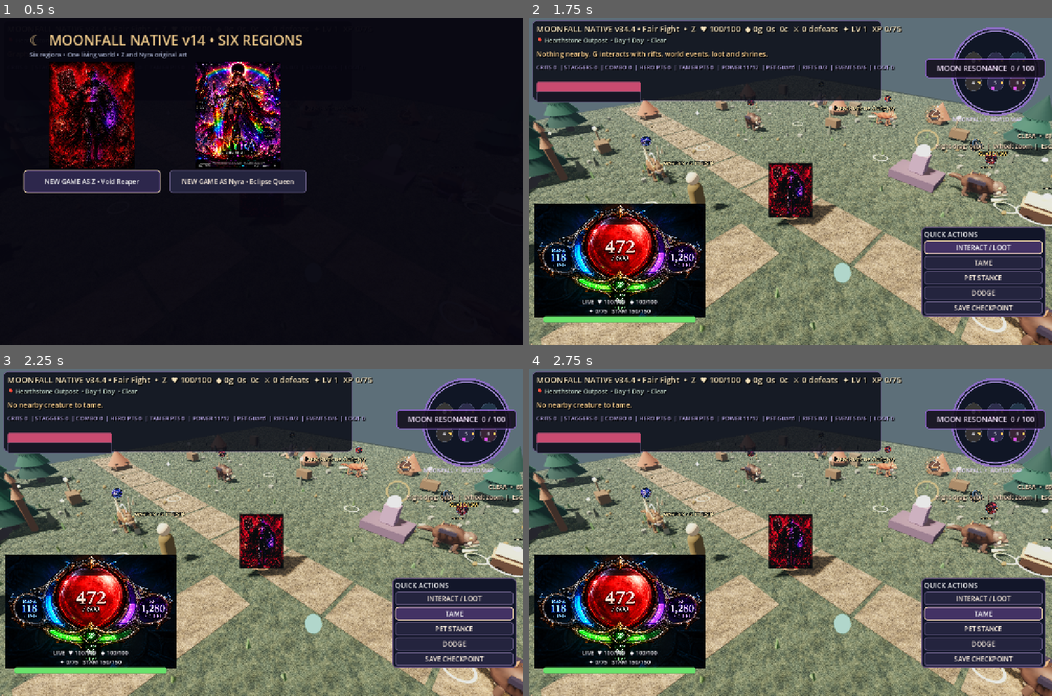
Above: before the commit, frames 1-4 (two rows, left to right).
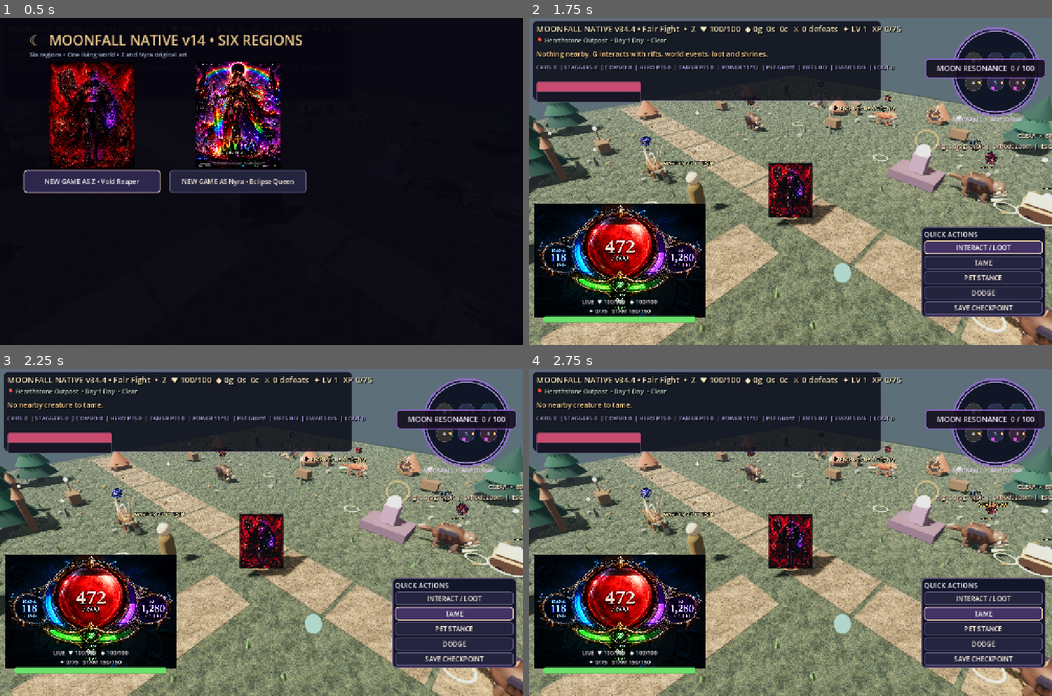
Above: after the commit, the same moments.

Repository: ericgantor-cyber/Moonfall
Game: Godot game, scene res://scenes/main.tscn
Same seed, same stepped clock (60 frames per second), same inputs: the game is played once before the commit and once after it.
Inputs:
- Up to frame 1 (0.5 s): no input
- Up to frame 2 (1.75 s): click "NEW GAME AS Z • Void Reaper" at 0.5 s; click "INTERACT / LOOT" at 1.25 s
- Up to frame 3 (2.25 s): click "TAME" at 2 s
- Up to frame 4 (2.75 s): no input

Frame 1 is identical in both runs. In frame 2, less than 0.1% of the frame differs, in the area x 41-92%, y 24-43%; in frame 3, less than 0.1%; in frame 4, less than 0.1%.

Commit message:
fix: preserve remaining enemy knockback processing

Diff:
--- a/godot-v38/scripts/native_v38_0.gd
+++ b/godot-v38/scripts/native_v38_0.gd
@@ -365,7 +365,8 @@
    # Reuse one lightweight floating label per enemy, only while guarding.
    var guard_visible:bool=bool(beast["v395_guarding"])
    var guard_label:Label3D=beast.get("v397_guard_label") as Label3D
-   if not guard_visible and not is_instance_valid(guard_label):return
+   if not guard_visible and not is_instance_valid(guard_label):
+    guard_visible=false
    if not is_instance_valid(guard_label):
     guard_label=Label3D.new()
     guard_label.name="GuardDirection"
